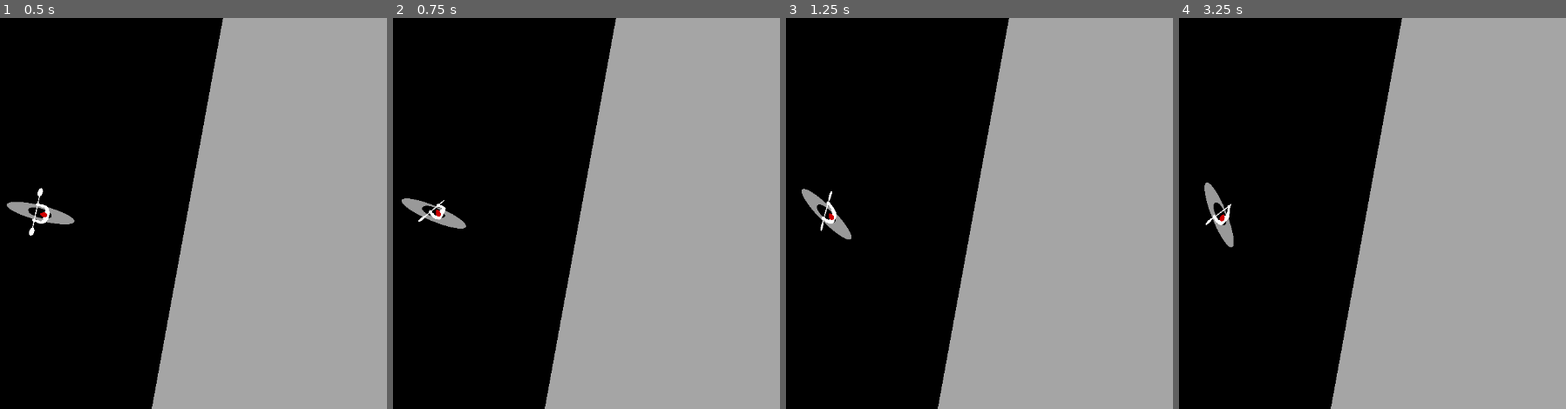
Above: before the commit, frames 1-4 (left to right).
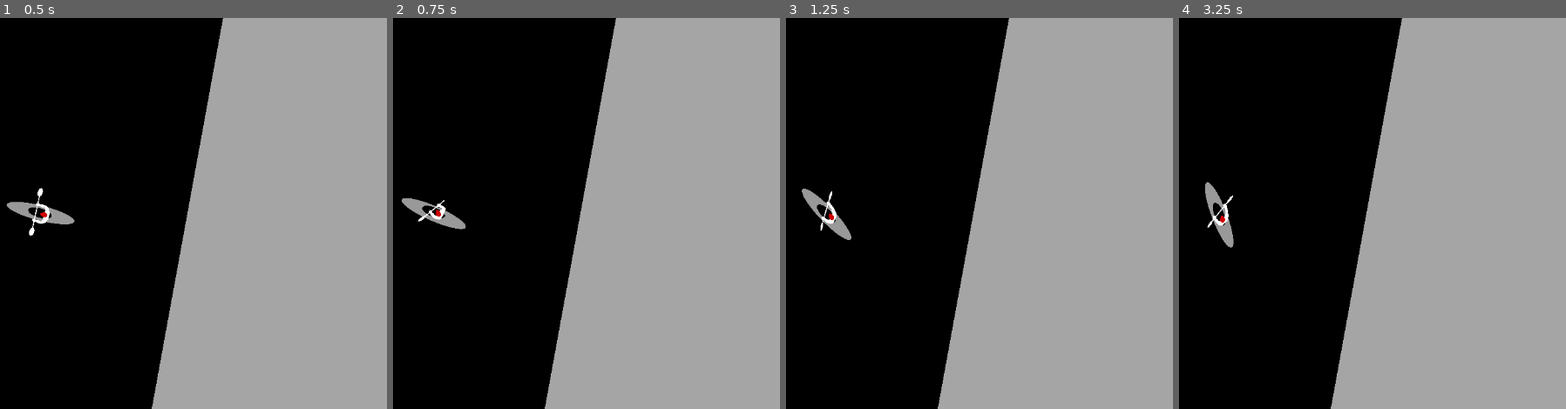
Above: after the commit, the same moments.

Repository: valentinlageard/kayak
Game: Godot game, scene res://main_scene.tscn
The game is run twice, just before and just after one commit, with the same random seed, the same clock (stepped at 60 frames per second) and the same inputs.
Inputs:
- Up to frame 1 (0.5 s): no input
- Up to frame 2 (0.75 s): tap Enter at 0.5 s; hold E (break_right) from 0.53 s (still down)
- Up to frame 3 (1.25 s): keep holding E (break_right)
- Up to frame 4 (3.25 s): release E (break_right) at 1.28 s; hold Q (break_left) 1.28-2.03 s; hold E (break_right) from 2.03 s (still down)

Frame 1 is identical in both runs. In frame 2, less than 0.1% of the frame differs, in the area x 2-19%, y 46-55%; in frame 3, less than 0.1%; in frame 4, 0.2%, in the area x 6-15%, y 41-59%.

Commit message:
better inputs and other stuff

Diff:
--- a/character_controller.gd
+++ b/character_controller.gd
@@ -25,15 +25,16 @@
 var paddle_timer: float = 0.0
 
 func _ready() -> void:
-	animated_sprite.play("idle")
+	_transition_to_idle()
 
 func _physics_process(delta: float) -> void:
-	# --- 1. GET FLOW FIELD FORCE ---
-	# We get this early as it's needed by multiple systems.
+	# --- 1. HANDLE INPUT & STATE TRANSITIONS ---
+	_handle_input()
+
+	# --- 2. GET FLOW FIELD FORCE ---
 	var flow_force = FlowfieldManager.get_force_at_position(global_position)
 
-	# --- 2. STATE MACHINE ---
-	# Pass the flow_force to the state functions that need it.
+	# --- 3. EXECUTE CURRENT STATE LOGIC ---
 	match current_state:
 		State.IDLE:
 			_idle_state(delta)
@@ -42,67 +43,84 @@
 		State.PADDLE_LEFT:
 			_paddle_left_state(delta)
 		State.BREAK_LEFT:
-			_break_state(delta, flow_force, -1.0) # Pass direction
+			_break_state(delta, -1.0) # Pass direction
 		State.BREAK_RIGHT:
-			_break_state(delta, flow_force, 1.0) # Pass direction
+			_break_state(delta, 1.0)  # Pass direction
 
-	# --- 3. HANDLE PASSIVE ROTATION ---
+	# --- 4. HANDLE PASSIVE ROTATION ---
 	var forward_direction = Vector2.UP.rotated(rotation)
-	# A. Apply torque from the flow field
 	if flow_force.length_squared() > 0.01:
 		var flow_direction = flow_force.normalized()
 		var torque = forward_direction.cross(flow_direction)
 		rotation += torque * flow_torque_strength * delta
-	# B. Align rotation to velocity
 	if velocity.length_squared() > 10.0:
 		var target_angle = velocity.angle() + PI / 2
 		rotation = lerp_angle(rotation, target_angle, align_rotation_to_velocity_strength)
 
-	# --- 4. HANDLE VELOCITY & FORCES ---
-	# The state machine now handles most velocity changes. This section is for passive forces.
-	# A. Align velocity to the kayak's forward direction
+	# --- 5. HANDLE VELOCITY & FORCES ---
 	velocity = velocity.lerp(forward_direction * velocity.length(), align_velocity_to_rotation_strength)
-	# B. Add base force from the flow field
 	velocity += flow_force * field_influence_strength * delta
-	# C. Apply base friction
 	if current_state != State.BREAK_LEFT and current_state != State.BREAK_RIGHT:
 		velocity = velocity.lerp(Vector2.ZERO, friction)
-	# D. Clamp max speed
 	velocity = velocity.limit_length(max_velocity)
 
-	# --- 5. MOVE AND HANDLE COLLISIONS ---
+	# --- 6. MOVE AND HANDLE COLLISIONS ---
 	move_and_slide()
 	if get_slide_collision_count() > 0:
 		var collision = get_last_slide_collision()
 		var normal = collision.get_normal()
 		velocity = velocity.bounce(normal)
-		velocity = velocity * bounciness
+		velocity *= bounciness
 
 	MusicPlayer.update_player_state(self.velocity, self.global_position)
+
+# --- INPUT HANDLING ---
+func _handle_input() -> void:
+	# Check for actions that should interrupt the current state
+	if Input.is_action_just_pressed("paddle_right"):
+		_transition_to_paddle_right()
+	elif Input.is_action_just_pressed("paddle_left"):
+		_transition_to_paddle_left()
+	elif Input.is_action_just_pressed("break_left"):
+		_transition_to_break_left()
+	elif Input.is_action_just_pressed("break_right"):
+		_transition_to_break_right()
+
+
+# --- STATE TRANSITION METHODS ---
+func _transition_to_idle() -> void:
+	current_state = State.IDLE
+	animated_sprite.play("idle")
+
+func _transition_to_paddle_right() -> void:
+	current_state = State.PADDLE_RIGHT
+	paddle_timer = 0.0
+	animated_sprite.play("paddle_right")
+
+func _transition_to_paddle_left() -> void:
+	current_state = State.PADDLE_LEFT
+	paddle_timer = 0.0
+	animated_sprite.play("paddle_left")
+
+func _transition_to_break_left() -> void:
+	current_state = State.BREAK_LEFT
+	animated_sprite.play('break_left')
+
+func _transition_to_break_right() -> void:
+	current_state = State.BREAK_RIGHT
+	animated_sprite.play('break_right')
+
+
 # --- STATE IMPLEMENTATIONS ---
+func _idle_state(_delta: float) -> void:
+	# Idle state has no active logic, it waits for input to transition.
+	pass
 
-func _idle_state(_delta: float) -> void:
-	if Input.is_action_just_pressed("paddle_right"):
-		current_state = State.PADDLE_RIGHT
-		paddle_timer = 0.0
-		animated_sprite.play("paddle_right")
-	elif Input.is_action_just_pressed("paddle_left"):
-		current_state = State.PADDLE_LEFT
-		paddle_timer = 0.0
-		animated_sprite.play("paddle_left")
-	elif Input.is_action_pressed("break_left"):
-		current_state = State.BREAK_LEFT
-		animated_sprite.play('break_left')
-	elif Input.is_action_pressed("break_right"):
-		current_state = State.BREAK_RIGHT
-		animated_sprite.play('break_right')
-
-# PADDLE STATES (Unchanged)
 func _paddle_right_state(delta: float) -> void:
 	if Input.is_action_just_released("paddle_right") or paddle_timer >= paddle_duration:
-		animated_sprite.play("idle")
-		current_state = State.IDLE;
+		_transition_to_idle()
 		return
+
 	paddle_timer += delta
 	var paddle_strength = ease(paddle_timer / paddle_duration, paddle_acceleration_curve)
 	var forward_direction = Vector2.UP.rotated(rotation)
@@ -111,24 +129,21 @@
 
 func _paddle_left_state(delta: float) -> void:
 	if Input.is_action_just_released("paddle_left") or paddle_timer >= paddle_duration:
-		animated_sprite.play("idle")
-		current_state = State.IDLE;
+		_transition_to_idle()
 		return
+
 	paddle_timer += delta
 	var paddle_strength = ease(paddle_timer / paddle_duration, paddle_acceleration_curve)
 	var forward_direction = Vector2.UP.rotated(rotation)
 	velocity += forward_direction * acceleration * paddle_strength * delta
 	rotation += turn_speed * 0.1 * paddle_strength * delta
 
-func _break_state(delta: float, flow_force: Vector2, direction: float) -> void:
+func _break_state(delta: float, direction: float) -> void:
 	var action_name = "break_right" if direction > 0 else "break_left"
 	if Input.is_action_just_released(action_name):
-		current_state = State.IDLE
+		_transition_to_idle()
 		return
 
 	velocity = velocity.lerp(Vector2.ZERO, break_friction_strength)
-
-	# The amount of turn is proportional to our current speed.
-	# A faster kayak turns more sharply when the rudder is applied.
 	var turn_amount = direction * break_turn_power * (velocity.length() + min_break_strength) * delta
 	rotation += turn_amount
--- a/level.tscn
+++ b/level.tscn
@@ -14,25 +14,11 @@
 point_count = 6
 
 [sub_resource type="Curve" id="Curve_0b4ue"]
-_data = [Vector2(0.149083, 0), 0.0, 0.0, 0, 0, Vector2(0.263761, 1), 0.0, 0.0, 0, 0, Vector2(0.527668, 0.376263), 0.0, 0.0, 0, 0, Vector2(0.709486, 0.991793), 0.0, 0.0, 0, 0, Vector2(0.909671, 0.67076), 0.0, 0.0, 0, 0, Vector2(1, 0), 0.0, 0.0, 0, 0]
+_data = [Vector2(0.149083, 0), 0.0, 0.0, 0, 0, Vector2(0.263761, 1), 0.0, 0.0, 0, 0, Vector2(0.527668, 0.376263), 0.0, 0.0, 0, 0, Vector2(0.709486, 0.991793), 0.0, 0.0, 0, 0, Vector2(0.893939, 0.686801), 0.0, 0.0, 0, 0, Vector2(1, 0), 0.0, 0.0, 0, 0]
 point_count = 6
 
 [node name="Level" type="Node2D"]
 position = Vector2(1604, -36)
-
-[node name="path_flowfield_source" parent="." instance=ExtResource("3_oi3di")]
-position = Vector2(-15, -1)
-scale = Vector2(1.0991, 1)
-curve = SubResource("Curve2D_oi3di")
-strength = 5.0
-width = 400.0
-strength_curve = SubResource("Curve_oi3di")
-noise_strength = 0.4
-noise_curve = SubResource("Curve_0b4ue")
-noise_scale_force = 0.4
-noise_scale_rotation = 0.8
-noise_debug_color = Color(1, 0, 0.2, 0.6)
-arrow_size = 10.0
 
 [node name="Walls" parent="." instance=ExtResource("2_vonw3")]
 position = Vector2(-777, 315)
@@ -101,3 +87,17 @@
 [node name="Polygon2D" type="Polygon2D" parent="."]
 color = Color(0.650128, 0.650128, 0.650128, 1)
 polygon = PackedVector2Array(2082, -176, 2119, -72, 2076, 164, 2144, 112, 2183, 34, 2205, -64, 2266, -119, 2310, -135, 2307, -207, 2234, -173, 2201, -128, 2159, -134, 2112, -173)
+
+[node name="path_flowfield_source" parent="." instance=ExtResource("3_oi3di")]
+position = Vector2(-15, -1)
+scale = Vector2(1.0991, 1)
+curve = SubResource("Curve2D_oi3di")
+strength = 5.0
+width = 400.0
+strength_curve = SubResource("Curve_oi3di")
+noise_strength = 0.4
+noise_curve = SubResource("Curve_0b4ue")
+noise_scale_force = 0.4
+noise_scale_rotation = 0.8
+noise_debug_color = Color(1, 0, 0.2, 0.6)
+arrow_size = 10.0
Not shown, added: .editorconfig
Not shown, added: .gitattributes
Not shown, added: .gitignore
